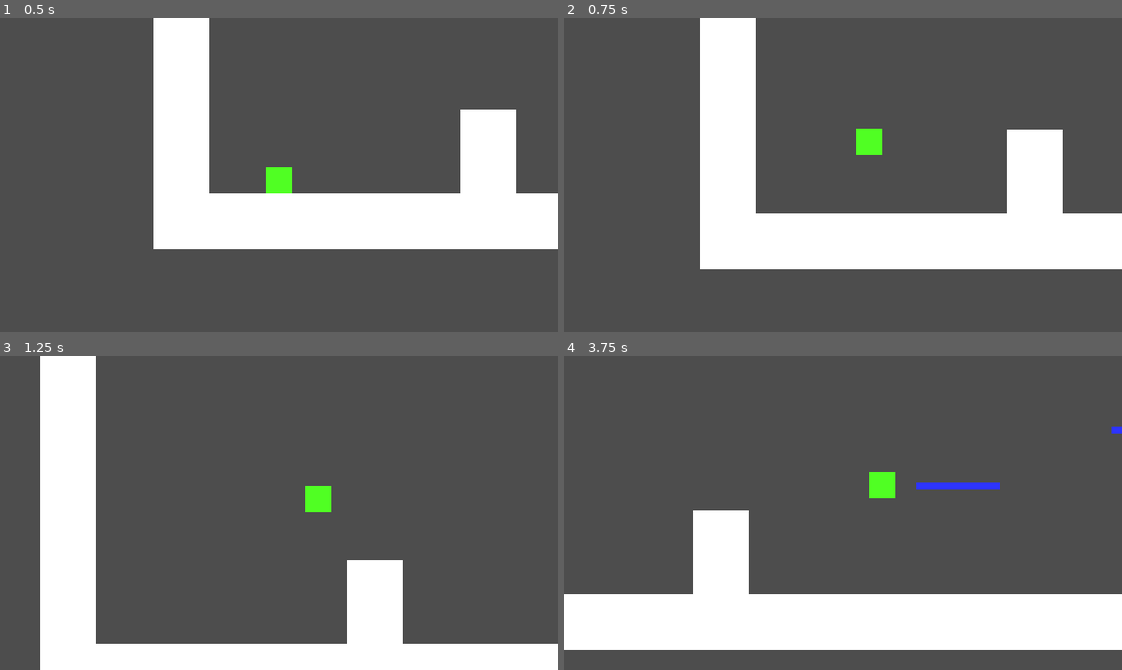
Above: before the commit, frames 1-4 (two rows, left to right).
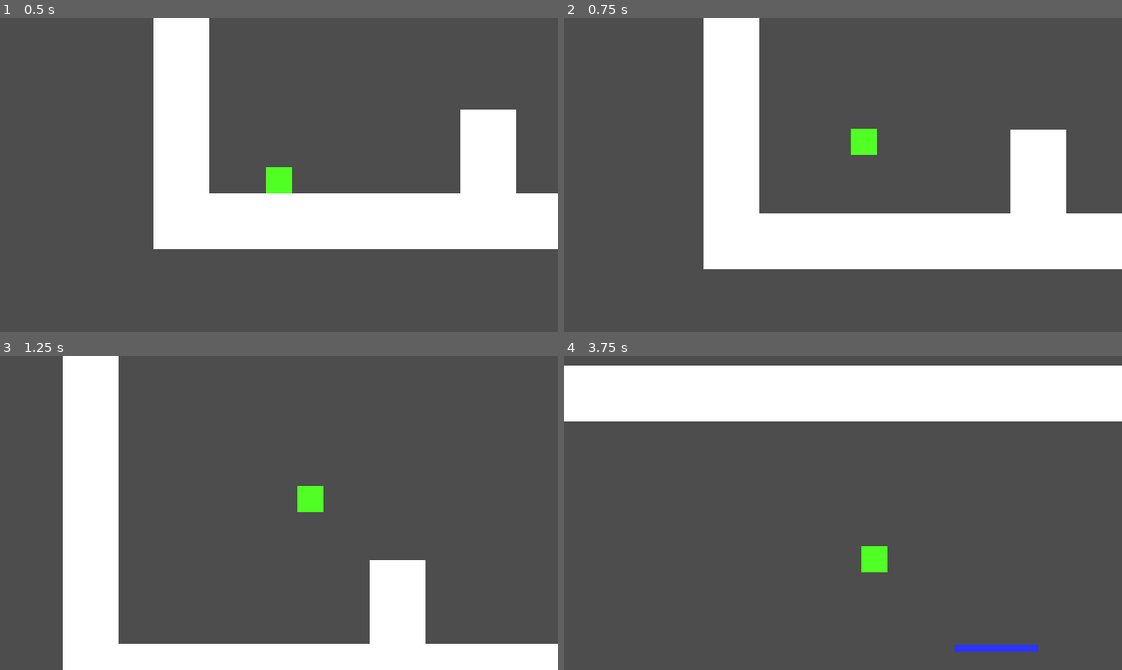
Above: after the commit, the same moments.

Repository: Addrakur/JubiscleiaGodot
Game: Godot game, scene res://levels/level_test.tscn
Two runs of this game, one before a commit and one after it. Both use one fixed random seed, a clock stepped at 60 frames per second and the inputs below.
Inputs:
- Up to frame 1 (0.5 s): no input
- Up to frame 2 (0.75 s): hold D (right) from 0.53 s (still down); hold Space (jump) from 0.53 s (still down)
- Up to frame 3 (1.25 s): keep holding D (right); keep holding Space (jump)
- Up to frame 4 (3.75 s): release Space (jump) at 1.28 s; tap Space (jump) at 1.35, 1.52, 1.82, 2.85, 3.02, 3.32 s; release D (right) at 2.03 s; hold A (left) 2.03-2.78 s; hold Space (jump) 2.03-2.78 s; hold D (right) from 2.78 s (still down); hold Space (jump) from 3.53 s (still down)

Frame 1 is identical in both runs. In frame 2, 1.4% of the frame differs, in the area x 24-90%, y 0-80%; in frame 3, 10%; in frame 4, 39%, in the area x 0-100%, y 3-95%.

Commit message:
Logica do pulo dinamico feita (eu acho)

Diff:
--- a/Jubiscleia/levels/level_test.tscn
+++ b/Jubiscleia/levels/level_test.tscn
@@ -21,7 +21,7 @@
 
 [node name="Polygon2D" type="Polygon2D" parent="Ground"]
 invert_border = 1.0
-polygon = PackedVector2Array(0, 128, 0, 640, 2112, 640, 2112 …(117 unchanged characters)… , 576, 1120, 416, 1248, 416, 1248, 352, 1056, 352, 1056, 576, 416, 576, 416, 480, 352, 480, 352, 576, 64, 576, 64, 128)
+polygon = PackedVector2Array(0, 128, 0, 640, 2112, 640, 2112 …(117 unchanged characters)… , 576, 1120, 416, 1248, 416, 1248, 352, 992, 352, 992, 416, 1056, 416, 1056, 576, 416, 576, 416, 480, 352, 480, 352, 576, 64, 576, 64, 128)
 
 [node name="CollisionPolygon2D" type="CollisionPolygon2D" parent="Ground"]
 
@@ -29,10 +29,10 @@
 position = Vector2(144, 528)
 
 [node name="Plataform" parent="." instance=ExtResource("2_tceqm")]
-position = Vector2(608, 448)
+position = Vector2(576, 448)
 
 [node name="Plataform2" parent="." instance=ExtResource("2_tceqm")]
-position = Vector2(832, 384)
+position = Vector2(800, 384)
 
 [node name="Plataform3" parent="." instance=ExtResource("2_tceqm")]
 position = Vector2(1376, 384)
--- a/Jubiscleia/player/player.gd
+++ b/Jubiscleia/player/player.gd
@@ -35,7 +35,6 @@
 
 	if not is_on_floor():  # Faz o player ser afetado pela gravidade
 		velocity.y += gravity * delta
-		first_jump = false
 	else:
 		first_jump = true
 		double_jump = true
@@ -49,6 +48,13 @@
 			velocity.y = jump_velocity
 			jump_timer += delta
 
+	if Input.is_action_just_released("jump"):
+		if first_jump:
+			first_jump = false
+			jump_timer = 0
+		elif double_jump:
+			double_jump = false
+
 	velocity.x = direction * speed
 
 func get_gravity():
--- a/Jubiscleia/player/player.tscn
+++ b/Jubiscleia/player/player.tscn
@@ -7,7 +7,7 @@
 
 [node name="player" type="CharacterBody2D"]
 script = ExtResource("1_5lux4")
-speed = 250.0
+speed = 200.0
 jump_height = 20.0
 jump_time_to_peak = 0.12
 jump_time_to_descent = 0.15
